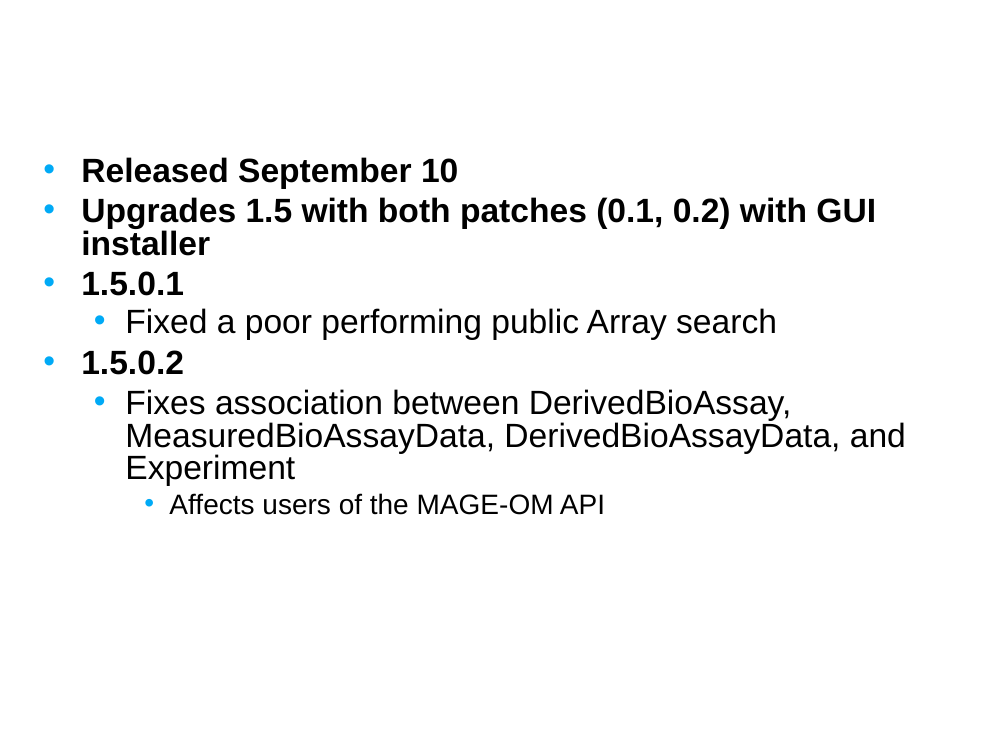
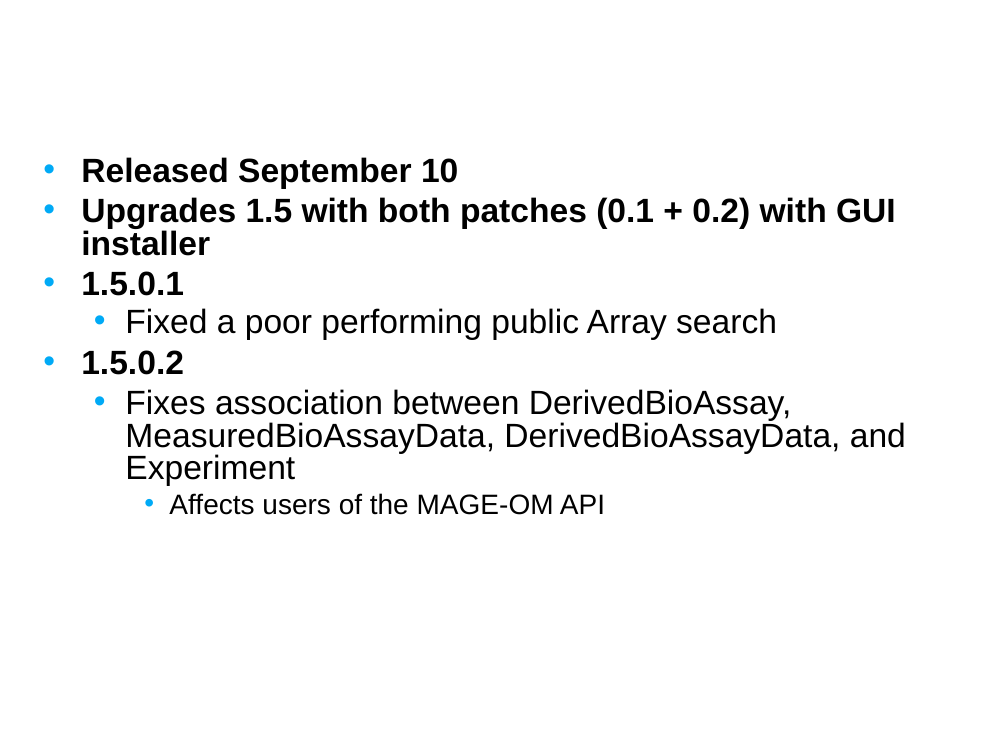
Before and after one commit to NCIP/caarray-docs, a slide deck: slide 3 of project_management/open_meetings/caArray User Community Meeting Sept 12.ppt. Drawn at 1008x756 pixels with LibreOffice and Linux fonts; fonts in the diff are those of the drawing; background and template pictures are left out. Boxes give left, top, right and bottom in pixels: in the first picture for what was removed or moved away, otherwise in the second. Text is boxed around its words. In the diff, an @@ line names an element or a change of style, - is before the commit and + after.

```diff
--- a/project_management/open_meetings/caArray User Community Meeting Sept 12.ppt
+++ b/project_management/open_meetings/caArray User Community Meeting Sept 12.ppt
@@ text at [81, 197, 896, 256]: text changed @@
-• Upgrades 1.5 with both patches (0.1, 0.2) with GUI installer
+• Upgrades 1.5 with both patches (0.1 + 0.2) with GUI installer
```
Also in this commit, not shown: 5 other slides changed, 3 slides added.
